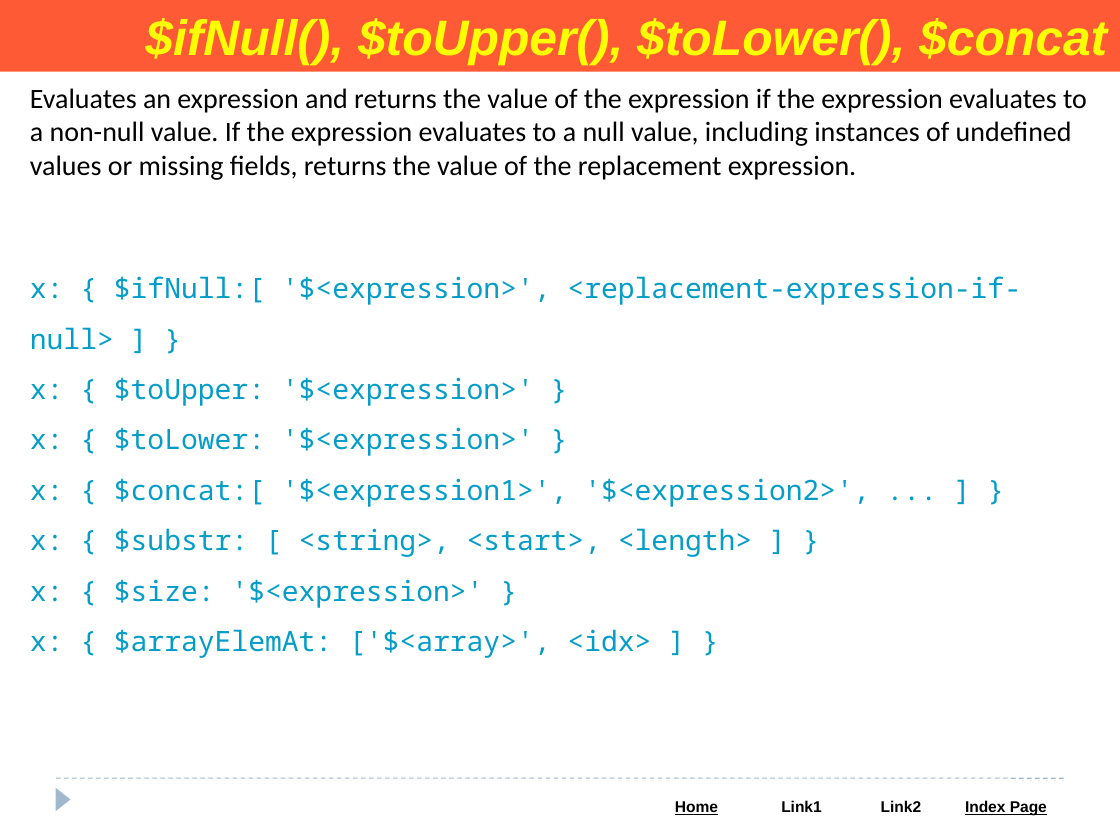
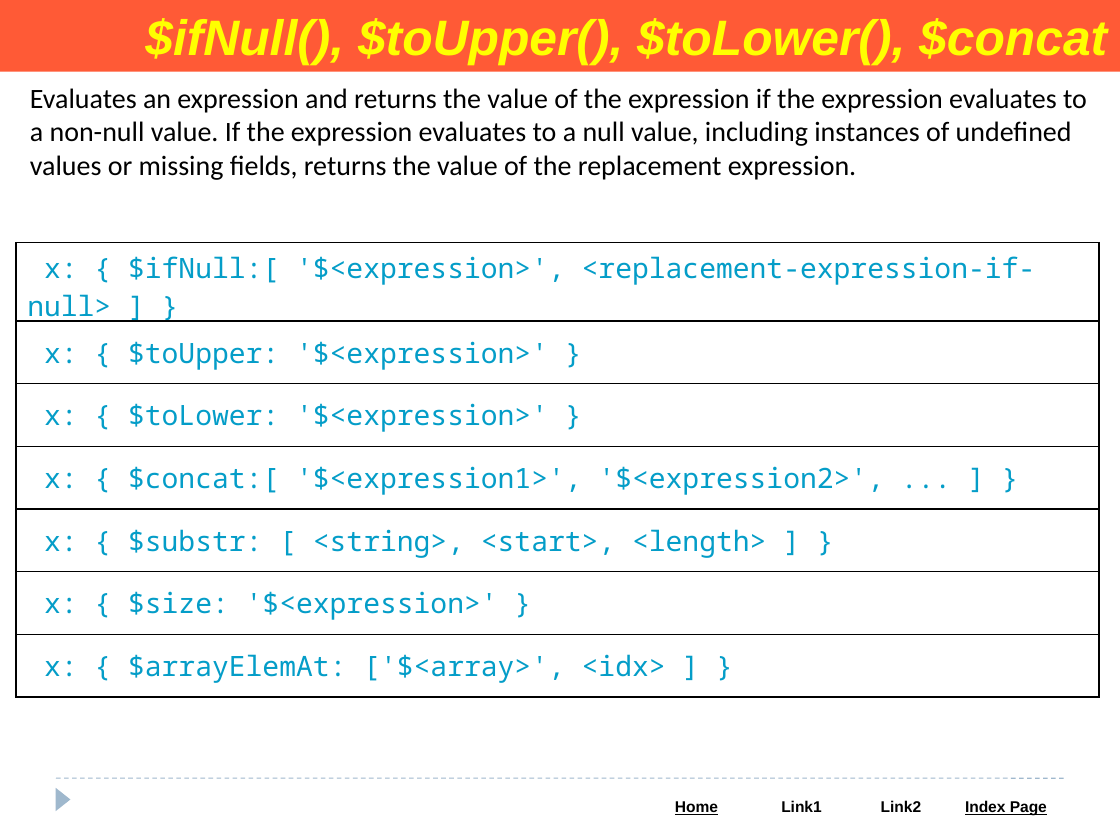
Before and after one commit to Saleel-Bagde/PPT-s, a slide deck: slide 100 of MongoDB PPT.pptx (slide 98 before the commit). Drawn at 1120x840 pixels with LibreOffice and Linux fonts; fonts in the diff are those of the drawing. Boxes give left, top, right and bottom in pixels: in the first picture for what was removed or moved away, otherwise in the second. Text is boxed around its words. In the diff, an @@ line names an element or a change of style, - is before the commit and + after.

```diff
--- a/MongoDB PPT.pptx
+++ b/MongoDB PPT.pptx
@@ table added at (16, 243, 1099, 687), 7 rows, 1 columns @@
+x: { $ifNull:[ '$<expression>', <replacement-expression-if-null> ] }
+x: { $toUpper: '$<expression>' }
+x: { $toLower: '$<expression>' }
+x: { $concat:[ '$<expression1>', '$<expression2>', ... ] }
+x: { $substr: [ <string>, <start>, <length> ] }
+x: { $size: '$<expression>' }
+x: { $arrayElemAt: ['$<array>', <idx> ] }
@@ text removed at (30, 276, 1021, 658) @@
-x: { $ifNull:[ '$<expression>', <replacement-expression-if-null> ] }
-x: { $toUpper: '$<expression>' }
-x: { $toLower: '$<expression>' }
-x: { $concat:[ '$<expression1>', '$<expression2>', ... ] }
-x: { $substr: [ <string>, <start>, <length> ] }
-x: { $size: '$<expression>' }
-x: { $arrayElemAt: ['$<array>', <idx> ] }
```
Also in this commit, not shown: 6 other slides changed, 2 slides added.
